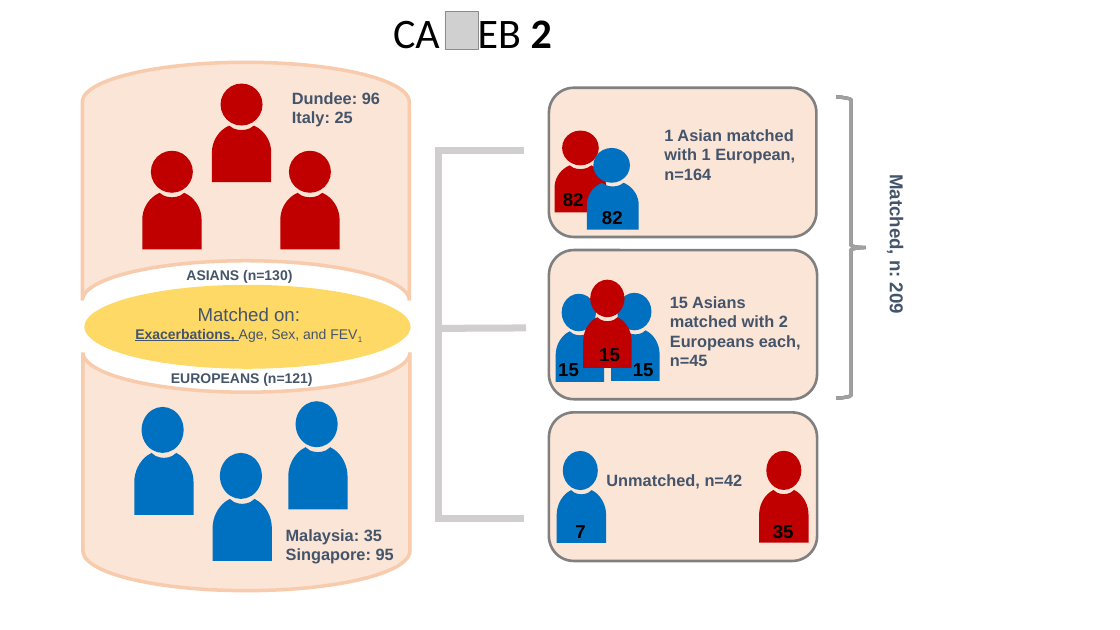
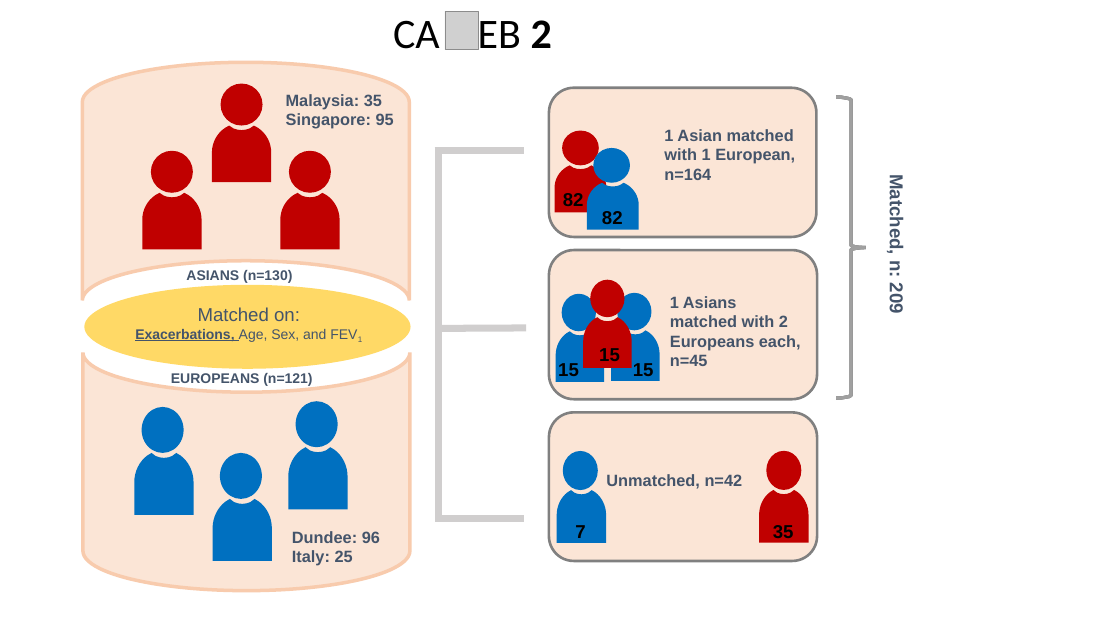
Before and after one commit to RespiratoryMicrobiome/BE-Resistome, a slide deck: slide 1 of Data/R_input_files/Figure3A_TJ_schematic_PPT.pptx. Drawn at 1120x630 pixels with LibreOffice and Linux fonts; fonts in the diff are those of the drawing; grey boxes stand for pictures. Boxes give left, top, right and bottom in pixels: in the first picture for what was removed or moved away, otherwise in the second. Text is boxed around its words. In the diff, an @@ line names an element or a change of style, - is before the commit and + after.

```diff
--- a/Data/R_input_files/Figure3A_TJ_schematic_PPT.pptx
+++ b/Data/R_input_files/Figure3A_TJ_schematic_PPT.pptx
@@ text "Malaysia: 35": place and size @@
-text "Malaysia: 35" at [286, 529, 394, 564]
+text "Malaysia: 35" at [286, 94, 394, 129]
@@ text at [670, 296, 801, 366]: text changed @@
-15 Asians matched with 2 Europeans each, n=45
+1 Asians matched with 2 Europeans each, n=45
@@ text "Dundee: 96": place and size @@
-text "Dundee: 96" at [292, 92, 380, 127]
+text "Dundee: 96" at [292, 531, 380, 566]
```
Also in this commit, not shown: 49 other files.
